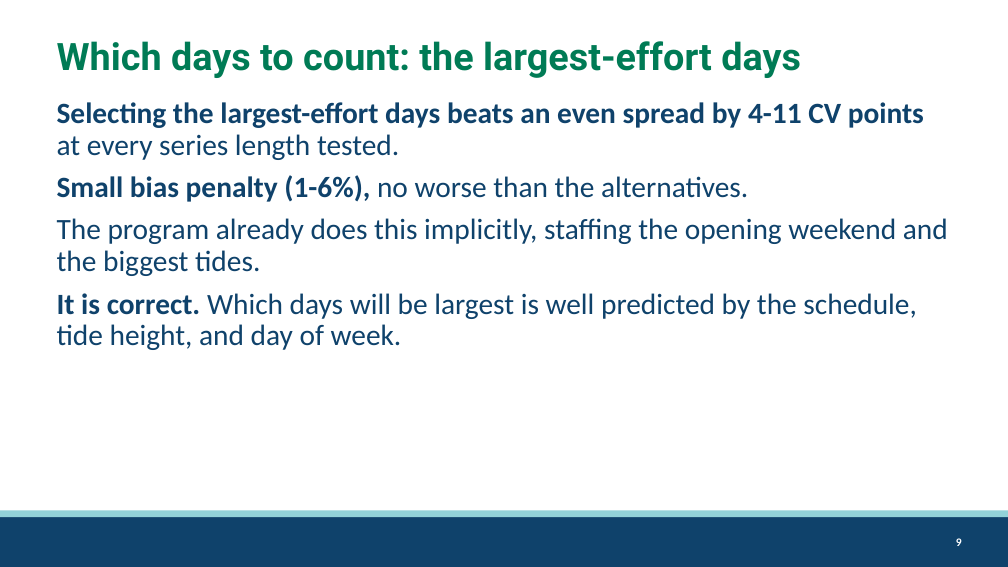
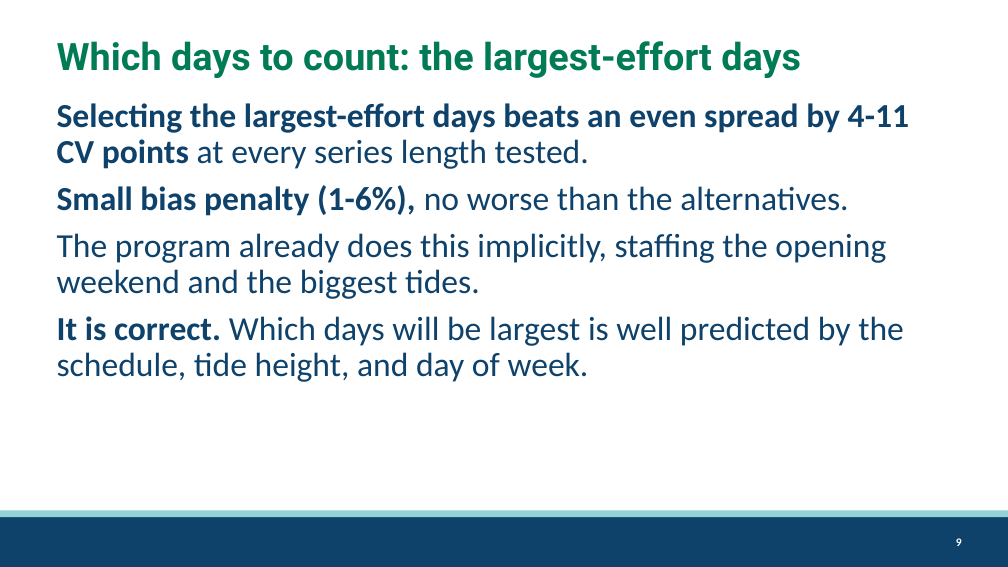
Before and after one commit to mattgeorgephd/razor-clam-harvest-monitoring, a slide deck: slide 9 of 07_presentations/razor-clam-sampling-design.pptx. Drawn at 1008x567 pixels with LibreOffice and Linux fonts; fonts in the diff are those of the drawing; background and template pictures are left out. Boxes give left, top, right and bottom in pixels: in the first picture for what was removed or moved away, otherwise in the second. Text is boxed around its words. In the diff, an @@ line names an element or a change of style, - is before the commit and + after.

```diff
--- a/07_presentations/razor-clam-sampling-design.pptx
+++ b/07_presentations/razor-clam-sampling-design.pptx
@@ text "Selecting the largest-effort days beats ..." at (57, 103, 909, 382): size 28 to 32 pt @@
```
Also in this commit, not shown: 5 other slides changed, 4 slides added, 5 other files.
